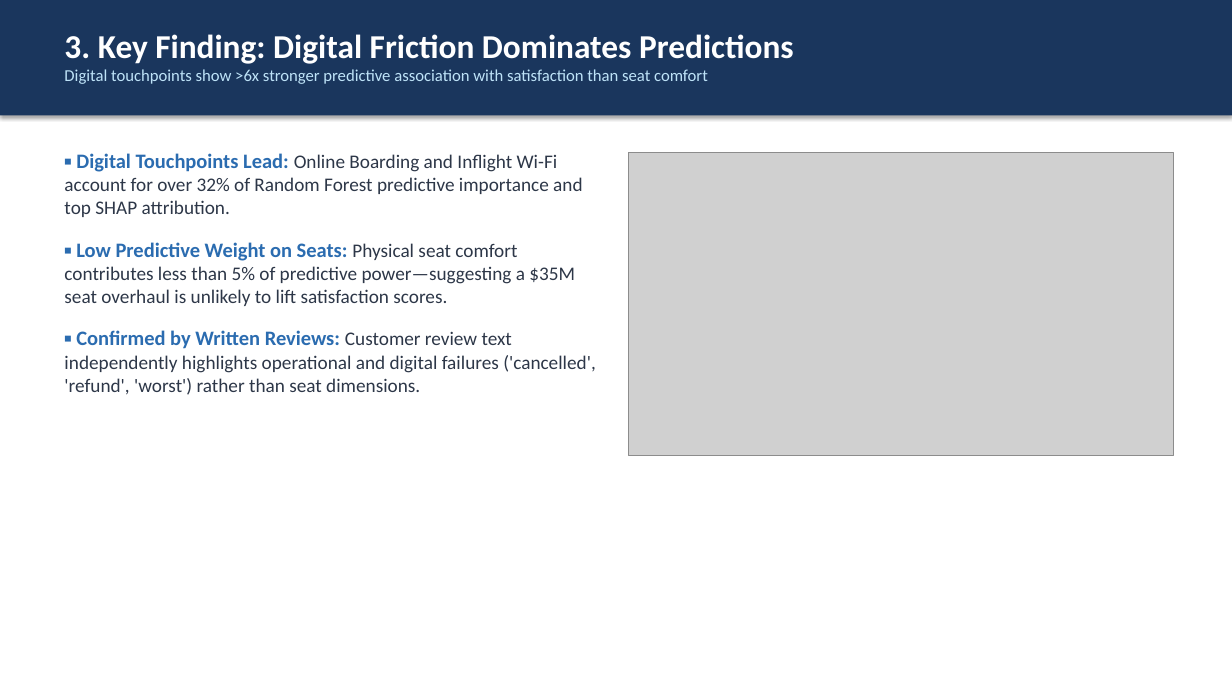
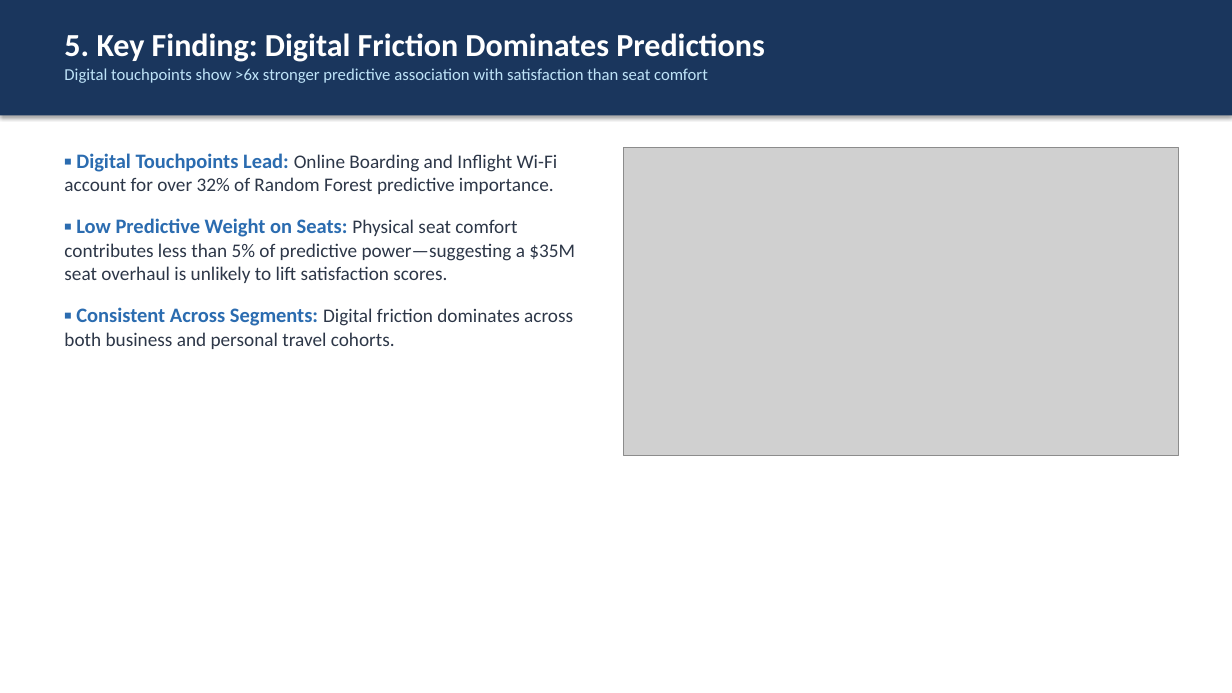
Before and after one commit to Ignacio-Flores-III/airline-passenger-satisfaction-prediction, a slide deck: slide 6 of reports/Stakeholder_Presentation.pptx (slide 4 before the commit). Drawn at 1232x693 pixels with LibreOffice and Linux fonts; fonts in the diff are those of the drawing; grey boxes stand for pictures. Boxes give left, top, right and bottom in pixels: in the first picture for what was removed or moved away, otherwise in the second. Text is boxed around its words. In the diff, an @@ line names an element or a change of style, - is before the commit and + after.

```diff
--- a/reports/Stakeholder_Presentation.pptx
+++ b/reports/Stakeholder_Presentation.pptx
@@ text at (64, 33, 765, 62): text changed; size 26 to 25 pt @@
-3. Key Finding: Digital Friction Dominates Predictions
+5. Key Finding: Digital Friction Dominates Predictions
@@ picture: place and size @@
-picture at (628, 152, 1174, 456)
+picture at (624, 148, 1178, 456)
@@ text at (64, 153, 558, 194): text changed @@
-▪ Digital Touchpoints Lead: Online Boarding and Inflight Wi-Fi account for over 32% of Random Forest predictive importance and top SHAP attribution.
+▪ Digital Touchpoints Lead: Online Boarding and Inflight Wi-Fi account for over 32% of Random Forest predictive importance.
@@ text at (64, 307, 573, 349): text changed @@
-▪ Confirmed by Written Reviews: Customer review text independently highlights operational and digital failures ('cancelled', 'refund', 'worst') rather than seat dimensions.
+▪ Consistent Across Segments: Digital friction dominates across both business and personal travel cohorts.
```
Also in this commit, not shown: 4 other slides changed, 5 slides added, 1 slide removed, 2 other files.
